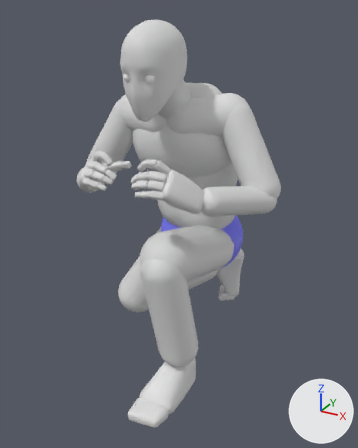
The FBX model ContentSources/Blender/ExportedFbx/SkeletalMesh/Als/Anim/A_Als_Binoculars_Poses.fbx: old version first, new version second.
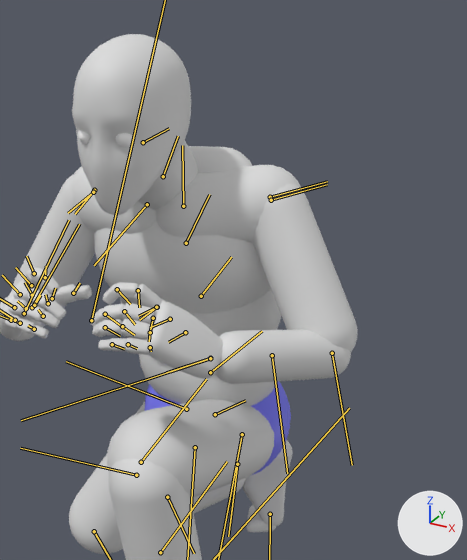
Old and new are each drawn whole from a camera (50 mm lens) standing at (0.814, -1.465, 1.258) and looking at (0.015, -0.013, 0.532) and again close up on the part from 22% to 96% of the width and 0% to 71% of the height. Every picture has the same lights, and +X, +Y and +Z are marked at lower right. Both versions are drawn at frame 6 of the action 'Scene'; the numbers are the values there. The bones that bend it are drawn over the model as lines in the close-ups.

Names of what the first close-up shows: 'SKM_Als'.
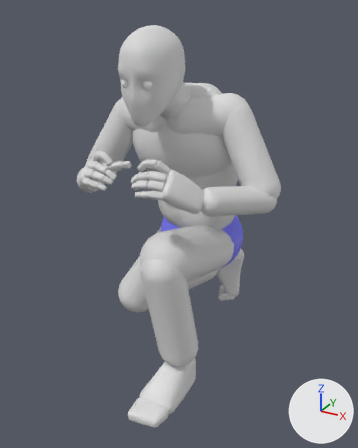
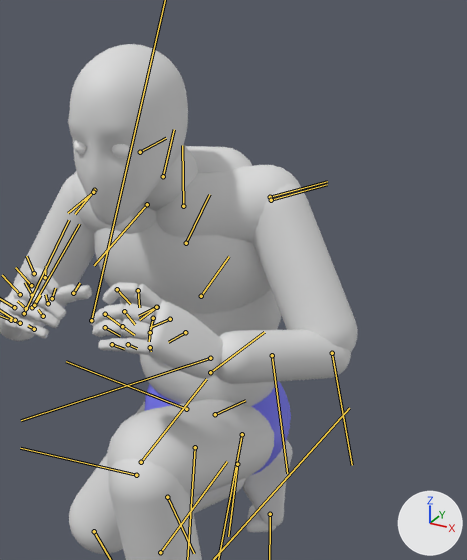
The change, as a diff of the scene's bpy script:
```diff
--- a/ContentSources/Blender/ExportedFbx/SkeletalMesh/Als/Anim/A_Als_Binoculars_Poses.fbx.py
+++ b/ContentSources/Blender/ExportedFbx/SkeletalMesh/Als/Anim/A_Als_Binoculars_Poses.fbx.py
@@ bone_spine_01 @@
 bone_spine_01 = bpy.data.objects['Armature'].pose.bones['spine_01']  # child of 'pelvis'
-bone_spine_01.rotation_quaternion = (0.99, 0.066, 0.032, -0.121)  # degrees (7, 5, -14)
+bone_spine_01.rotation_quaternion = (0.991, 0.046, 0.034, -0.121)  # degrees (5, 5, -14)
@@ bone_spine_02 @@
 bone_spine_02 = bpy.data.objects['Armature'].pose.bones['spine_02']  # child of 'spine_01'
-bone_spine_02.rotation_quaternion = (0.989, 0.068, -0.011, -0.128)  # degrees (8, 0, -15)
+bone_spine_02.rotation_quaternion = (0.986, 0.111, -0.013, -0.128)  # degrees (13, 0, -15)
@@ bone_spine_03 @@
 bone_spine_03 = bpy.data.objects['Armature'].pose.bones['spine_03']  # child of 'spine_02'
-bone_spine_03.rotation_quaternion = (0.996, 0.067, 0.019, -0.062)  # degrees (8, 3, -7)
+bone_spine_03.rotation_quaternion = (0.997, 0.045, 0.017, -0.063)  # degrees (5, 2, -7)
@@ bone_neck_01 @@
 bone_neck_01 = bpy.data.objects['Armature'].pose.bones['neck_01']  # child of 'spine_03'
-bone_neck_01.rotation_quaternion = (0.997, 0.001, -0.016, 0.074)  # degrees (0, -2, 8)
+bone_neck_01.rotation_quaternion = (0.999, 0.001, -0.02, -0.033)  # degrees (0, -2, -4)
@@ bone_head @@
 bone_head = bpy.data.objects['Armature'].pose.bones['head']  # child of 'neck_01'
-bone_head.rotation_quaternion = (0.982, -0.025, 0.027, 0.187)  # degrees (-2, 4, 22)
+bone_head.rotation_quaternion = (0.956, -0.025, 0.027, 0.291)  # degrees (-2, 4, 34)
```

Location of each change, [x1, y1, x2, y2] in pixels of the close-ups (467 x 560 px):
'SKM_Als', posed
    before: [0, 34, 358, 560]
    after: [0, 44, 358, 560]
bone 'spine_01', root to tip
    before: (210, 372) to (262, 331)
    after: (210, 372) to (264, 332)
bone 'spine_02', root to tip
    before: (201, 296) to (231, 257)
    after: (201, 296) to (229, 256)
bone 'neck_01', root to tip
    before: (163, 176) to (178, 136)
    after: (163, 176) to (174, 129)
bone 'head', root to tip
    before: (143, 142) to (169, 128)
    after: (140, 152) to (166, 138)
